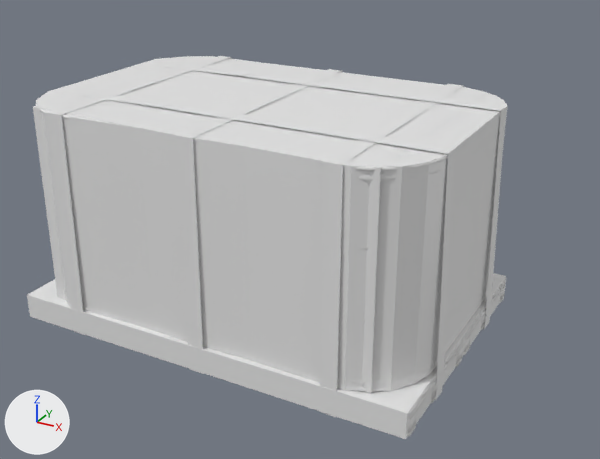
The FBX model fuel_cistern_skid_and_repair_rack/meshes/trucks/tuning/fuel.fbx: old version first, new version second.
Both versions are drawn from a 50 mm camera at (0.0224, -0.0375, 0.0241) aimed at (-0.0012, 0.0054, 0.0027). Lighting does not change. The marker at lower left points along +X, +Y and +Z. Where no turn or scale is listed for an object, it has been applied to the vertices.

The first picture shows 'EURO Pallet', 'cdt_Body', 'cdt_RootNode'.
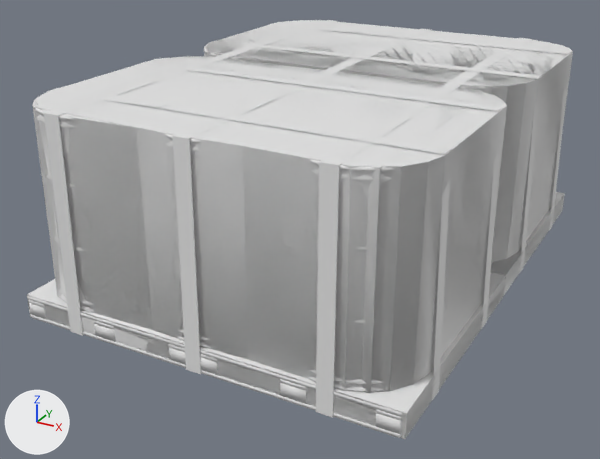
The newer file is also rescaled (x0.735), turned or shifted as a whole; pictures and numbers use the older file's frame.

Boxes (x1, y1, x2, y2) around the edits, measured in the pictures (600 x 459 px):
'cdt_RootNode', reshaped (14% wider, 9% taller): before (28, 56, 508, 439); after (27, 20, 573, 439)
'cdt_Body', reshaped: before (27, 56, 407, 439); after (27, 25, 573, 438)
'EURO Pallet.001', added: after (28, 20, 571, 438)
'EURO Pallet', deleted: before (35, 56, 506, 437)
part 1 of me_cube, added: after (205, 20, 573, 262)
part 2 of me_cube, built on: before (28, 273, 506, 438); after (38, 192, 565, 439)
part 3 of me_cube_006, added: after (206, 25, 573, 262)
part 4 of me_cube_006, built on: before (27, 279, 407, 434); after (27, 210, 559, 433)

The change, as a diff of the scene's bpy script:
```diff
--- a/fuel_cistern_skid_and_repair_rack/meshes/trucks/tuning/fuel.fbx.py
+++ b/fuel_cistern_skid_and_repair_rack/meshes/trucks/tuning/fuel.fbx.py
@@ me_cube @@
 # used by ob_cdt_rootnode; location = (0.00031, -0.00013, 0.00036)
-me_cube.from_pydata(...)  # 92 vertices, 88 faces; spans x -0.0121..0.0114, y -0.0077..0.008, z -0.0004..0.0123
+me_cube.from_pydata(...)  # 184 vertices, 176 faces; spans x -0.0121..0.0113, y -0.0077..0.0237, z -0.0004..0.0123
+# me_cube part 1: the loose piece of 84 vertices spanning x -0.0119..0.0112, y -0.0075..0.0078, z 0.0011..0.0123 is copied, and the copy is moved by (0.0, 0.0158, 0.0); it spans x -0.012..0.0111, y 0.0082..0.0236, z 0.0011..0.0123
+# me_cube part 2
+# 1 vertex is removed from x 0.0114, y 0.008, z 0.0011
+# 4 faces are deleted
+# 9 vertices are added at x -0.0121..0.0113, y 0.008..0.0237, z -0.0004..0.0011
+# 10 new faces join them
@@ me_cube_006 @@
 # used by ob_cdt_body; location = (0.00028, -0.00014, 0.00036)
-me_cube_006.from_pydata(...)  # 92 vertices, 88 faces; spans x -0.0121..0.0114, y -0.0077..0.008, z -0.0004..0.0123
+me_cube_006.from_pydata(...)  # 184 vertices, 176 faces; spans x -0.0121..0.0114, y -0.0077..0.0237, z -0.0004..0.0123
+# me_cube_006 part 3: the loose piece of 84 vertices spanning x -0.0119..0.0112, y -0.0075..0.0078, z 0.0011..0.0123 is copied, and the copy is moved by (0.0, 0.0158, 0.0); it spans x -0.0119..0.0112, y 0.0082..0.0236, z 0.0011..0.0123
+# me_cube_006 part 4
+# 4 faces are deleted
+# 8 vertices are added at x -0.0121..0.0114, y 0.008..0.0237, z -0.0004..0.0011
+# 10 new faces join them
@@ me_holz_plus_dyn50_002 @@
+me_holz_plus_dyn50_002.from_pydata(...)  # 17902 vertices, 31722 faces; spans x -0.0119..0.0118, y -0.0158..0.0158, z 0.0..0.0127
+me_holz_plus_dyn50_002.materials.append(mat_fuel_mat)  # white #e7e7e7
@@ ob_euro_pallet @@
-ob_euro_pallet = bpy.data.objects.new('EURO Pallet', me_holz_plus_dyn50_011)
-ob_euro_pallet.location = (0.0, 0.0, 0.0)
@@ ob_euro_pallet_001 @@
+ob_euro_pallet_001 = bpy.data.objects.new('EURO Pallet.001', me_holz_plus_dyn50_002)
+ob_euro_pallet_001.location = (-0.00015, 0.00788, -0.00002)
```
